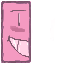
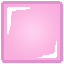
Two versions of the same layered image (64×64). Layer-by-layer changes:
added layer "Layer 7" above "Layer 8" over [1, 1, 63, 63]
added layer "Layer 8" above "Gradient Fill 1" over [7, 7, 57, 58]
added layer "Gradient Fill 1" above "Layer 6" over [1, 1, 63, 63]
added layer "Layer 6" above "generation 1" over [1, 1, 63, 63]
moved "2-block E" into group "generation 1" over [1, 1, 55, 63]
